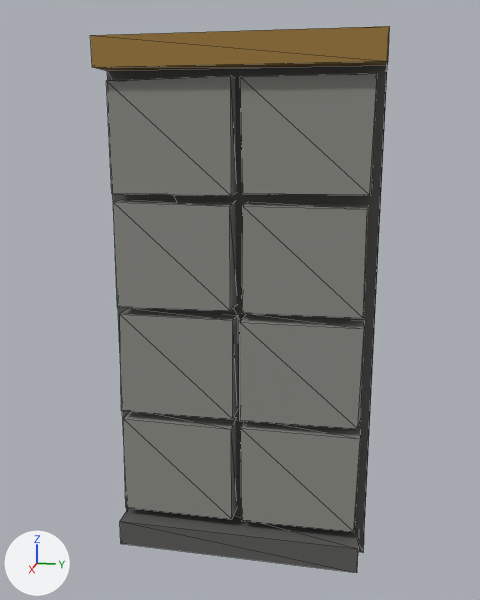
Renders of the glTF model game/public/models/arm_ceramic_tile.glb from each side of a commit.
Before and after are seen from a 50 mm camera at (1.42, 0.231, 0.787) aimed at (0.182, -0.016, 0.478). The lights are fixed; the arrows at lower left show +X, +Y and +Z. The picture after the commit comes second. Mesh edges are drawn as thin lines. Vertices at exactly the same position are counted once.

The first picture shows 'arm_ceramic_tile'.
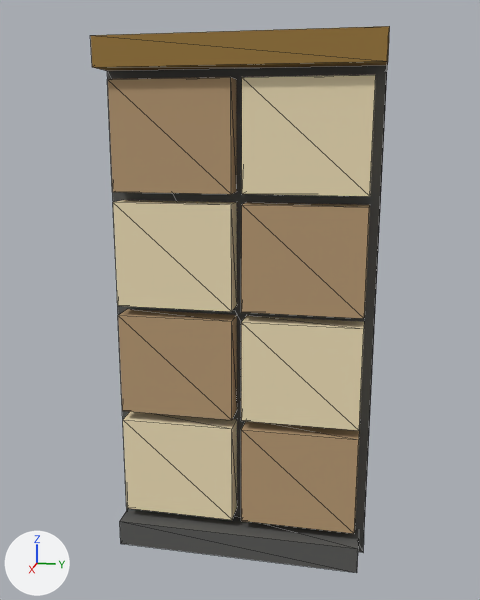
Commit message: Ceramic armor as an even two-tone checkerboard on both ceramic models

Boxes [x1, y1, x2, y2] around the edits, measured in the pictures (480 x 600 px; the box of a moved part takes in the faces that stretch with it):
'arm_ceramic_tile', reshaped, recoloured (grey to brown)
    both: [90, 26, 390, 573]
part 1 of me_cube, moved or reshaped
    before: [106, 73, 377, 532]
    after: [107, 75, 376, 534]
part 2 of me_cube, recoloured (grey to beige)
    before: [106, 76, 238, 519]
    after: [113, 75, 376, 520]
part 3 of me_cube, recoloured (grey to brown)
    before: [240, 73, 377, 532]
    after: [107, 77, 370, 534]

The edits, one by one:
Material 'ceramic_dim' (mat_ceramic_dim) is new.
Its base color is (0.479, 0.323, 0.175) (brown #b89a74).
Its roughness is 1.0.
Material 'ceramic' (mat_ceramic) is new.
Its base color is (0.871, 0.745, 0.479) (beige #f0e0b8).
Its roughness is 1.0.
me_cube has 112 vertices, 168 faces and spans x 0.045..0.315, y -0.242..0.242, z 0.0..0.95.
me_cube is used by ob_arm_ceramic_tile; location (0.0, 0.0, 0.0).
me_cube part 1: 64 of 112 vertices moved; they spanned x 0.242..0.298, y -0.227..0.227, z 0.066..0.885 and now span x 0.245..0.295, y -0.224..0.224, z 0.068..0.882; mean shift (0.001, 0.0, 0.0); largest move (0.245, 0.009, 0.273) -> (0.245, -0.224, 0.692).
me_cube part 2: 48 of the faces centred in x 0.244..0.296, y -0.226..-0.007, z 0.067..0.884 switch from mat_metal_light (grey #8a8a84) to mat_ceramic (beige #f0e0b8).
me_cube part 3: 48 of the faces centred in x 0.243..0.295, y 0.007..0.226, z 0.068..0.882 switch from mat_metal_light (grey #8a8a84) to mat_ceramic_dim (brown #b89a74).
